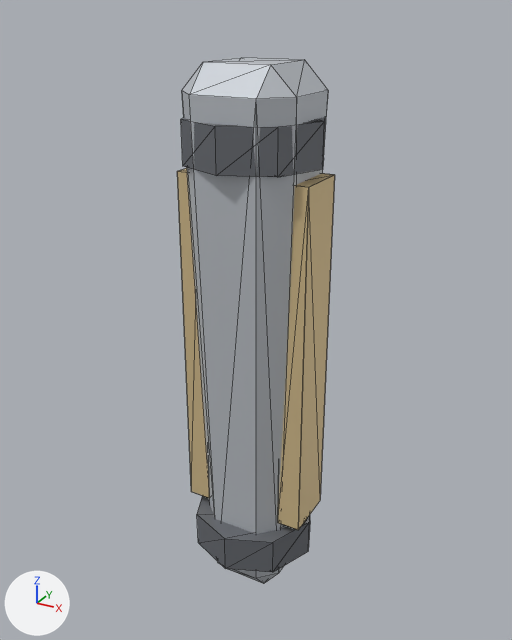
Two versions of the glTF model assets/export/models/bastion.arm_segment.glb, one commit apart.
The view is the same before and after, from a camera (50 mm lens) standing at (1.56, -2.83, 1.59) and looking at (-0.03, 0.06, 0.14). Every picture has the same lights, and +X, +Y and +Z are marked at lower left. The first picture is the older version. Mesh edges are drawn as thin lines. Vertices at exactly the same position are counted once.

The scene before the commit, as lines of its bpy script (objects in view):
```python
me_mesh_0 = bpy.data.meshes.new('Mesh_0')
me_mesh_0.from_pydata(...)  # 104 vertices, 188 faces; spans x -0.33..0.33, y -0.33..0.33, z -1.38..1.38
# faces by material slot: [44, 56, 88]
me_mesh_0.materials.append(mat_armor)  # light grey #c4c8ce
me_mesh_0.materials.append(mat_dark)  # grey #6f7379
me_mesh_0.materials.append(mat_trim)  # beige #ddc595
ob_mesh_0 = bpy.data.objects.new('Mesh_0', me_mesh_0)
ob_mesh_0.location = (0.0, 0.0, 0.0)
```
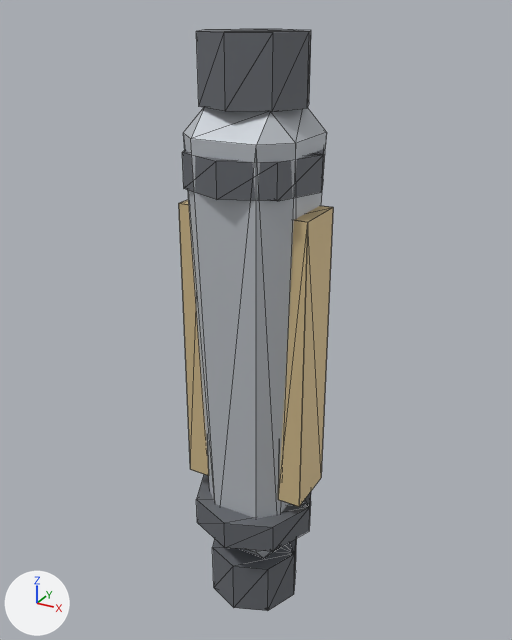
What differs and where, as boxes (x1, y1, x2, y2) in the pictures (512 x 640 px; the box of a moved part takes in the faces that stretch with it):
```json
{"object": "Mesh_0", "change": "reshaped", "before": [177, 58, 335, 584], "after": [179, 29, 333, 611], "on screen": "11% taller"}
{"part": 1, "of": "me_mesh_0", "change": "moved or reshaped", "before": [182, 58, 328, 584], "after": [184, 108, 327, 559]}
{"part": 2, "of": "me_mesh_0", "change": "added", "after": [196, 29, 311, 112]}
{"part": 3, "of": "me_mesh_0", "change": "added", "after": [212, 538, 297, 611]}
{"part": 4, "of": "me_mesh_0", "change": "added", "after": [182, 149, 324, 201]}
{"part": 5, "of": "me_mesh_0", "change": "added", "after": [196, 474, 311, 552]}
{"part": 6, "of": "me_mesh_0", "change": "moved or reshaped", "before": [278, 173, 335, 530], "after": [278, 206, 333, 507]}
{"part": 7, "of": "me_mesh_0", "change": "moved or reshaped", "before": [177, 168, 210, 498], "after": [179, 200, 209, 476]}
{"part": 8, "of": "me_mesh_0", "change": "deleted", "before": [197, 496, 310, 572]}
{"part": 9, "of": "me_mesh_0", "change": "deleted", "before": [181, 117, 325, 177]}
```

Scene script edits in JSON lines:
```json
{"block": "me_mesh_0", "where": "# used by ob_mesh_0; location = (0.0, 0.0, 0.0)"}
{"op": "remove", "block": "me_mesh_0", "code": "me_mesh_0.from_pydata(...)  # 104 vertices, 188 faces; spans x -0.33..0.33, y -0.33..0.33, z -1.38..1.38"}
{"op": "add", "block": "me_mesh_0", "code": "me_mesh_0.from_pydata(...)  # 136 vertices, 244 faces; spans x -0.33..0.33, y -0.33..0.33, z -1.5..1.5"}
{"block": "me_mesh_0", "change": "me_mesh_0 part 1: the loose piece of 24 vertices spanning x -0.28..0.28, y -0.28..0.28, z -1.38..1.38 is scaled about its middle by (1, 1, 0.862)"}
{"block": "me_mesh_0", "change": "me_mesh_0 part 2: a new loose piece, an 8-sided cylinder along z spanning x -0.25..0.25, y -0.25..0.25, z 1.2..1.5, in mat_dark (grey #6f7379)"}
{"block": "me_mesh_0", "change": "me_mesh_0 part 3: a new loose piece, an 8-sided cylinder along z spanning x -0.25..0.25, y -0.25..0.25, z -1.5..-1.2, in mat_dark (grey #6f7379)"}
{"block": "me_mesh_0", "change": "me_mesh_0 part 4: a new loose piece, an 8-sided cylinder along z spanning x -0.33..0.33, y -0.33..0.33, z 0.85..1.01, in mat_dark (grey #6f7379)"}
{"block": "me_mesh_0", "change": "me_mesh_0 part 5: a new loose piece, an 8-sided cylinder along z spanning x -0.33..0.33, y -0.33..0.33, z -1.01..-0.85, in mat_dark (grey #6f7379)"}
{"block": "me_mesh_0", "change": "me_mesh_0 part 6: the loose piece of 24 vertices spanning x 0.21..0.33, y -0.14..0.14, z -0.9..0.9 is scaled about its middle by (1, 1, 0.833)"}
{"block": "me_mesh_0", "change": "me_mesh_0 part 7: the loose piece of 24 vertices spanning x -0.33..-0.21, y -0.14..0.14, z -0.9..0.9 is scaled about its middle by (1, 1, 0.833)"}
{"block": "me_mesh_0", "change": "me_mesh_0 part 8: the loose piece of 16 vertices spanning x -0.33..0.33, y -0.33..0.33, z -1.15..-0.95 is deleted"}
{"block": "me_mesh_0", "change": "me_mesh_0 part 9: the loose piece of 16 vertices spanning x -0.33..0.33, y -0.33..0.33, z 0.95..1.15 is deleted"}
```
